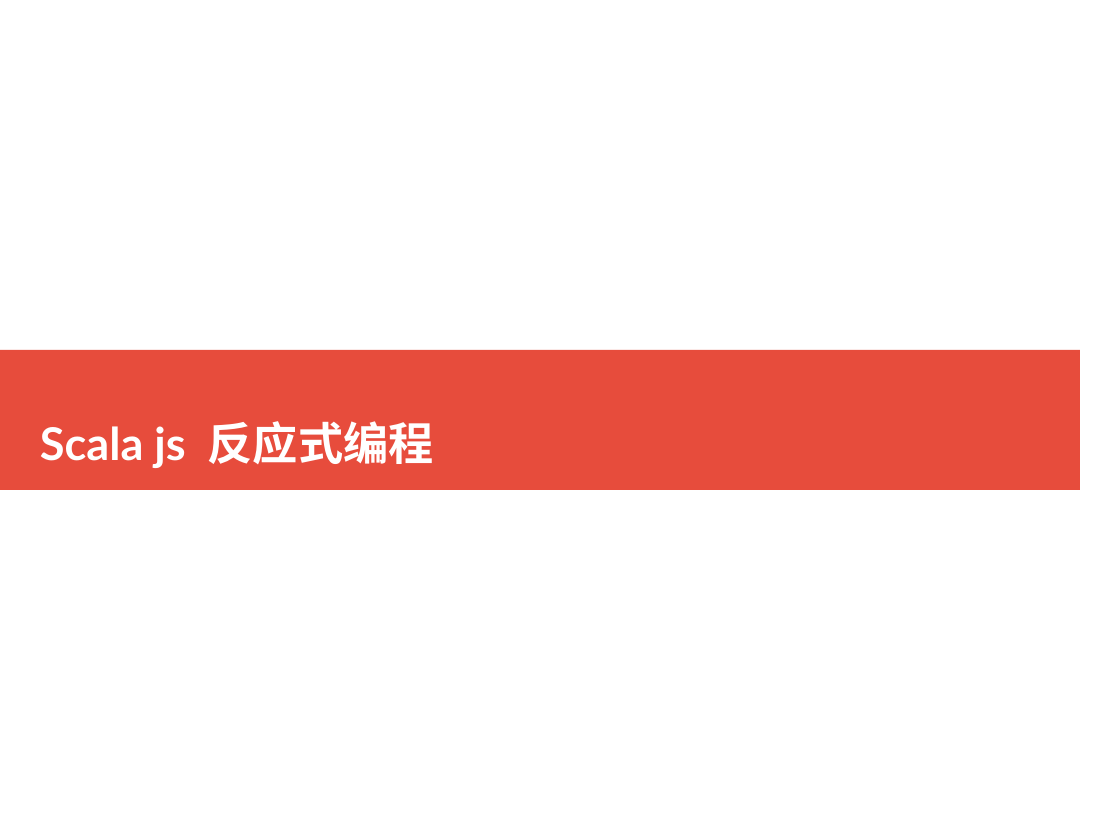
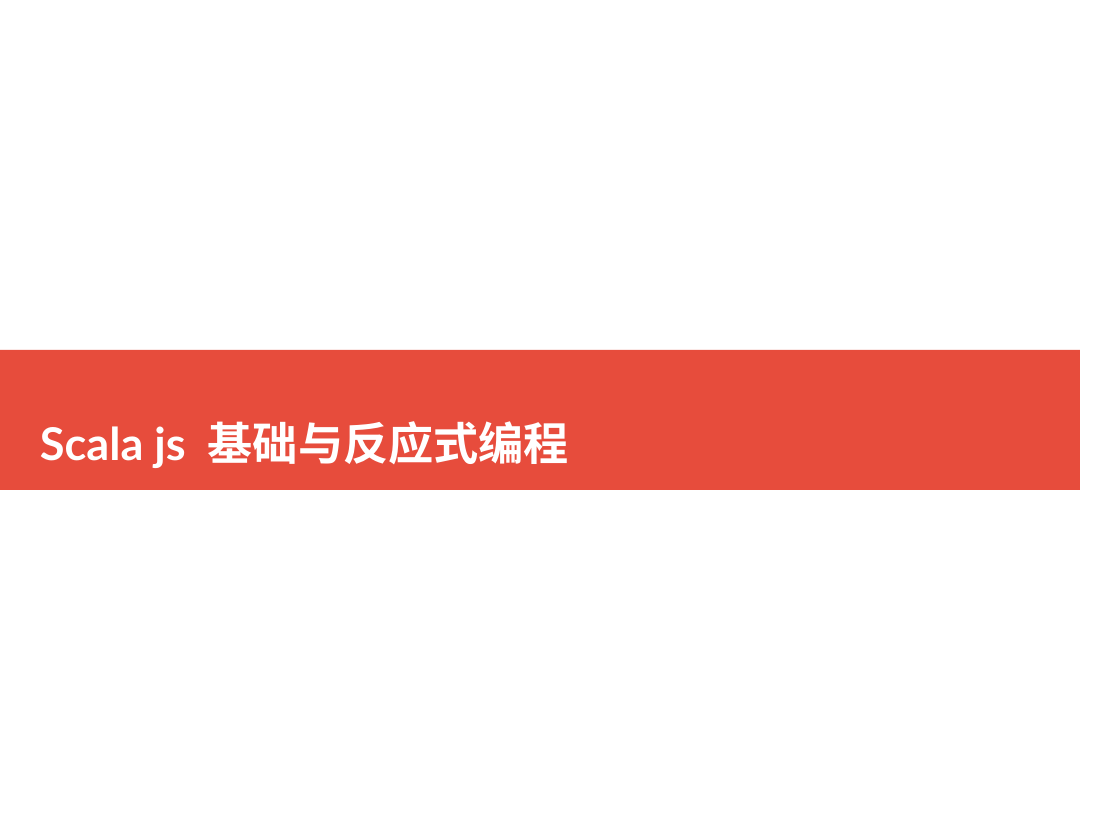
Before and after one commit to doofin/sjs-reactive, a slide deck: slide 1 of sjs-reactive.odp. Drawn at 1120x840 pixels with LibreOffice and Linux fonts; fonts in the diff are those of the drawing. Boxes give left, top, right and bottom in pixels: in the first picture for what was removed or moved away, otherwise in the second. Text is boxed around its words. In the diff, an @@ line names an element or a change of style, - is before the commit and + after.

```diff
--- a/sjs-reactive.odp
+++ b/sjs-reactive.odp
@@ title at (x1=40, y1=421, x2=569, y2=468): text changed @@
-Scala js 反应式编程
+Scala js 基础与反应式编程
```
Also in this commit, not shown: 2 other slides changed, 5 slides added, 1 slide removed.
